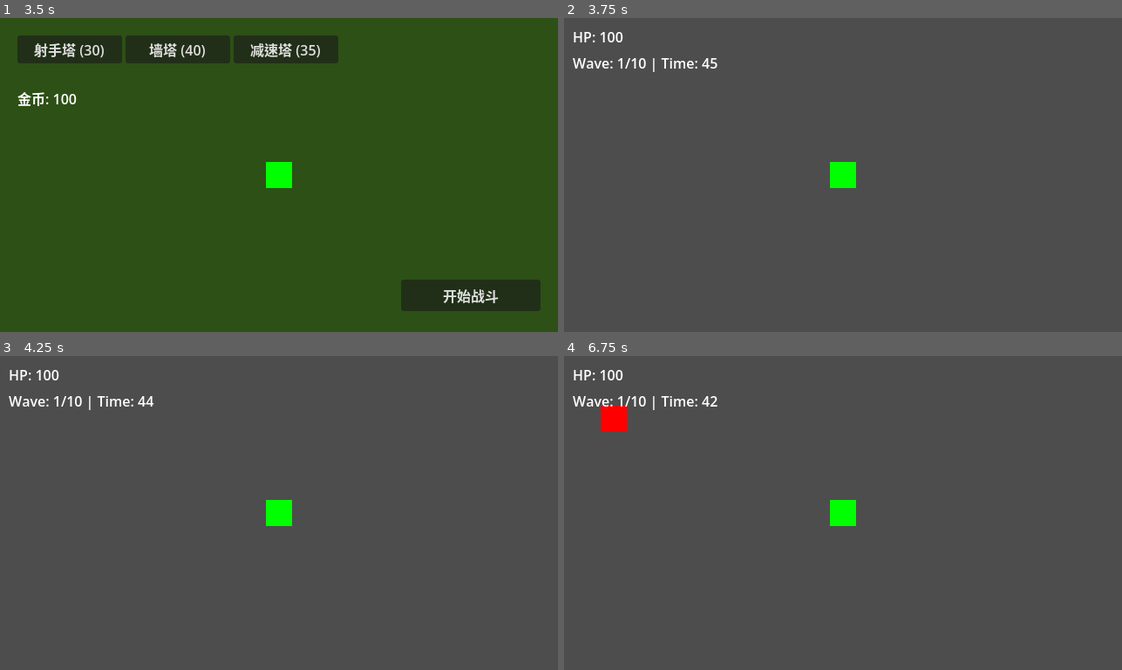
Above: before the commit, frames 1-4 (two rows, left to right).
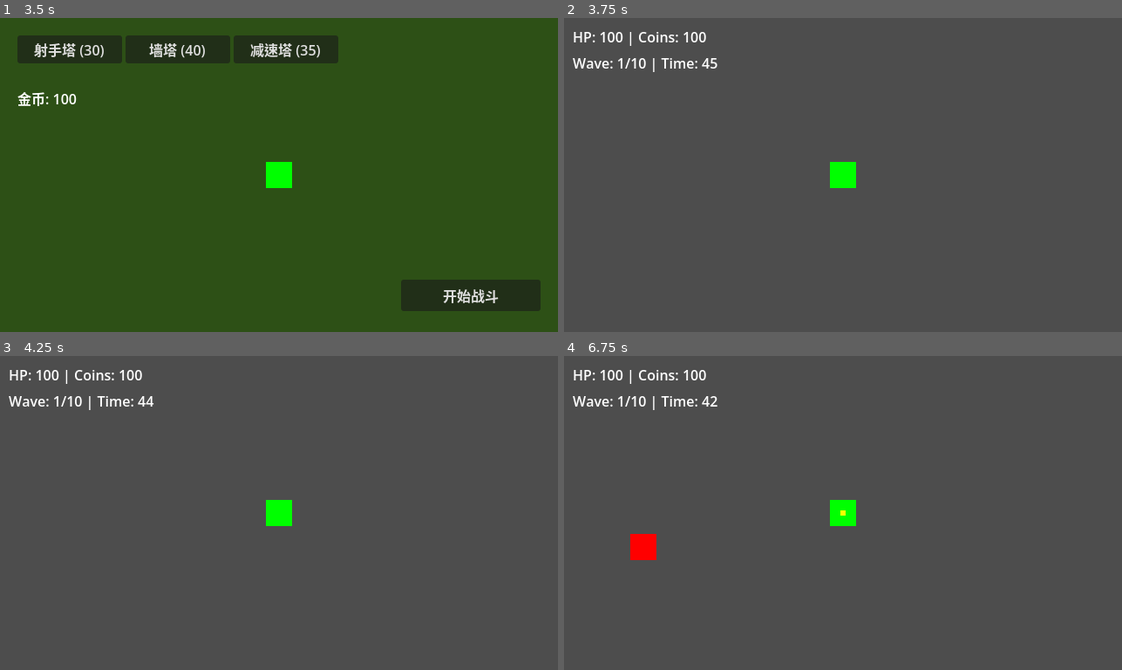
Above: after the commit, the same moments.

Repository: felang/utoland
Game: Godot game, scene res://scenes/ui/start_menu.tscn
Two runs of this game, one before a commit and one after it. Both use one fixed random seed, a clock stepped at 60 frames per second and the inputs below.
Inputs (mouse positions are in pixels of both pictures, inside the frame that each line leads up to):
- Up to frame 1 (3.5 s): click "Start Game" at 0.5 s; click "战士" at 1.25 s; click "Rifle (速射枪)" at 2 s; click "森林地图" at 2.75 s
- Up to frame 2 (3.75 s): click "开始战斗" at 3.5 s
- Up to frame 3 (4.25 s): no input
- Up to frame 4 (6.75 s): tap Enter at 4.25, 5.75 s; move the mouse to (965, 497) at 4.27 s; hold D (move_right) 4.28-5.03 s; tap 1 at 4.35 s; click (965, 497) at 4.42 s; tap Space at 5, 6.5 s; move the mouse to (731, 528) at 5.02 s; hold S (move_down) 5.03-5.78 s; tap 2 at 5.1 s; move the mouse to (898, 443) at 5.77 s; hold D (move_right) 5.78-6.53 s; tap 3 at 5.85 s; move the mouse to (815, 575) at 6.52 s; hold W (move_up) from 6.53 s (still down); tap 4 at 6.6 s; click (815, 575) at 6.67 s

Frame 1 is identical in both runs. In frame 2, 0.2% of the frame differs, in the area x 11-26%, y 4-9%; in frame 3, 0.2%; in frame 4, 1.0%, in the area x 6-51%, y 4-65%.
Error before the commit: Parse Error: Cannot get index "shotgun" from "{ "rifle": { "name": "步枪", "projectile_type": "bullet", "fire_rate": 0.1, "damage": 10.0, "bullet_count": 1, "bul…

Commit message:
feat: 重构射击逻辑，按 projectile_type 分发（bullet/boomerang/laser）
Co-Authored-By: Claude Opus 4.6 (1M context) <noreply@anthropic.com>

Diff:
--- a/scripts/entities/player.gd
+++ b/scripts/entities/player.gd
@@ -32,6 +32,7 @@
 	var weapon_data: Dictionary = GameConfig.WEAPONS[GameData.selected_weapon]
 	fire_rate = weapon_data["fire_rate"] / GameData.player_stats["attack_speed_mult"]
 	weapon_damage = weapon_data["damage"] * GameData.player_stats["damage_mult"]
+	weapon_range = weapon_data["range"]
 
 	# 同步金币
 	coins = GameData.coins
@@ -106,42 +107,86 @@
 				closest_enemy = enemy
 
 	if closest_enemy:
-		shoot_bullet(closest_enemy.global_position)
+		shoot_weapon(closest_enemy.global_position)
 
 	shoot_timer = fire_rate
 
-func shoot_bullet(target_pos: Vector2) -> void:
-	# 霰弹枪发射多发子弹，扇形散开
-	if GameData.selected_weapon == "shotgun":
-		var weapon_data: Dictionary = GameConfig.WEAPONS["shotgun"]
-		var spread_angles: Array = weapon_data["spread_angles"]
-		var base_direction: Vector2 = global_position.direction_to(target_pos)
-		var base_angle: float = base_direction.angle()
+func shoot_weapon(target_pos: Vector2) -> void:
+	var weapon_data: Dictionary = GameConfig.WEAPONS[GameData.selected_weapon]
+	var projectile_type: String = weapon_data["projectile_type"]
 
-		for angle_offset in spread_angles:
-			var bullet: Node2D = SceneFactory.create_bullet()
-			bullet.global_position = global_position
-			var angle_rad: float = deg_to_rad(angle_offset)
-			bullet.direction = Vector2(cos(base_angle + angle_rad), sin(base_angle + angle_rad))
-			bullet.damage = weapon_damage
-			var parent: Node = get_parent()
-			if parent:
-				parent.add_child(bullet)
-			else:
-				push_error("Player has no parent to add bullet to")
-				bullet.queue_free()
+	match projectile_type:
+		"bullet":
+			_shoot_bullet(target_pos)
+		"boomerang":
+			_shoot_boomerang(target_pos)
+		"laser":
+			_shoot_laser(target_pos)
+
+func _shoot_bullet(target_pos: Vector2) -> void:
+	var bullet: Area2D = SceneFactory.create_bullet()
+	bullet.global_position = global_position
+	bullet.direction = global_position.direction_to(target_pos)
+	bullet.damage = weapon_damage
+	var parent: Node = get_parent()
+	if parent:
+		parent.add_child(bullet)
 	else:
-		# 步枪和狙击枪发射单发子弹
-		var bullet: Node2D = SceneFactory.create_bullet()
-		bullet.global_position = global_position
-		bullet.direction = global_position.direction_to(target_pos)
-		bullet.damage = weapon_damage
-		var parent: Node = get_parent()
-		if parent:
-			parent.add_child(bullet)
-		else:
-			push_error("Player has no parent to add bullet to")
-			bullet.queue_free()
+		push_error("Player has no parent to add bullet to")
+		bullet.queue_free()
+
+func _shoot_boomerang(target_pos: Vector2) -> void:
+	var boomerang: Area2D = SceneFactory.create_boomerang()
+	boomerang.global_position = global_position
+	boomerang.direction = global_position.direction_to(target_pos)
+	boomerang.damage = weapon_damage
+	boomerang.player = self
+	var parent: Node = get_parent()
+	if parent:
+		parent.add_child(boomerang)
+	else:
+		push_error("Player has no parent to add boomerang to")
+		boomerang.queue_free()
+
+func _shoot_laser(target_pos: Vector2) -> void:
+	var weapon_data: Dictionary = GameConfig.WEAPONS["laser"]
+	var beam_range: float = weapon_data["beam_range"]
+	var direction: Vector2 = global_position.direction_to(target_pos)
+	var end_pos: Vector2 = global_position + direction * beam_range
+
+	# 射线查询：检测线上所有敌人（贯穿）
+	var space_state: PhysicsDirectSpaceState2D = get_world_2d().direct_space_state
+	var query: PhysicsRayQueryParameters2D = PhysicsRayQueryParameters2D.create(
+		global_position, end_pos, 2  # collision_mask = 2 (enemies layer)
+	)
+	query.collide_with_areas = false
+	query.collide_with_bodies = true
+
+	# 循环射线查询实现贯穿
+	var hit_enemies: Array = []
+	var from: Vector2 = global_position
+	for i in range(20):  # 安全上限
+		query.from = from
+		var result: Dictionary = space_state.intersect_ray(query)
+		if result.is_empty():
+			break
+		var collider: Node2D = result["collider"]
+		if collider.is_in_group("enemies") and collider not in hit_enemies:
+			hit_enemies.append(collider)
+			if collider.has_method("take_damage"):
+				collider.take_damage(weapon_damage)
+		from = result["position"] + direction * 1.0
+		query.exclude = query.exclude + [collider.get_rid()]
+
+	# 生成视觉效果
+	var beam: Node2D = SceneFactory.create_laser_beam()
+	var parent: Node = get_parent()
+	if parent:
+		parent.add_child(beam)
+		beam.fire(global_position, end_pos)
+	else:
+		push_error("Player has no parent to add laser beam to")
+		beam.queue_free()
 
 func add_coins(amount: int) -> void:
 	coins += amount
--- /dev/null
+++ b/tests/unit/test_player_weapon.gd
@@ -0,0 +1,26 @@
+extends GutTest
+
+func test_rifle_weapon_range():
+	GameData.selected_weapon = "rifle"
+	var range_val: float = GameConfig.WEAPONS["rifle"]["range"]
+	assert_eq(range_val, 300.0, "步枪射程应为 300")
+
+func test_boomerang_weapon_range():
+	GameData.selected_weapon = "boomerang"
+	var range_val: float = GameConfig.WEAPONS["boomerang"]["range"]
+	assert_eq(range_val, 200.0, "回旋镖射程应为 200")
+
+func test_laser_weapon_range():
+	GameData.selected_weapon = "laser"
+	var range_val: float = GameConfig.WEAPONS["laser"]["range"]
+	assert_eq(range_val, 400.0, "激光枪射程应为 400")
+
+func test_all_weapons_have_range():
+	for weapon_id in GameConfig.WEAPONS:
+		assert_true(GameConfig.WEAPONS[weapon_id].has("range"),
+			"武器 %s 应有 range 字段" % weapon_id)
+
+func test_all_weapons_have_projectile_type():
+	for weapon_id in GameConfig.WEAPONS:
+		assert_true(GameConfig.WEAPONS[weapon_id].has("projectile_type"),
+			"武器 %s 应有 projectile_type 字段" % weapon_id)
